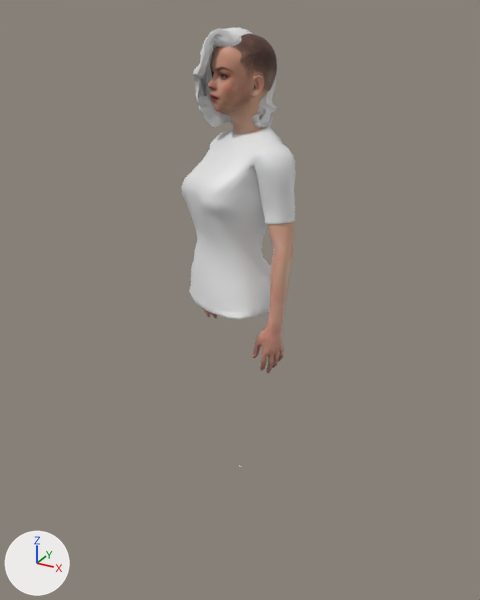
Renders of the glTF model examples/assets/3dmodels/avthar2.glb from each side of a commit.
Rendered twice from a 50 mm camera at (1.063, -1.865, 1.923) aimed at (-0.006, 0.078, 0.952). Every picture has the same lights, and +X, +Y and +Z are marked at lower left. Vertices at the same position are counted once.

Names of what the first picture shows: 'avaturn_body', 'avaturn_hair_0', 'avaturn_look_0'.
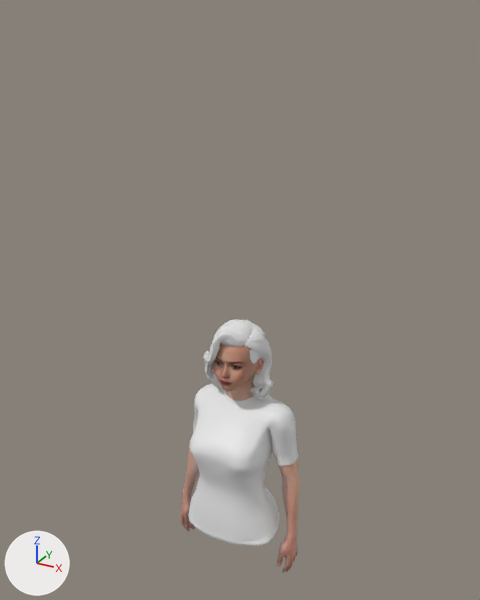
Where the newer file only moved an object's origin or applied its transform, the numbers keep the older frame.

Pixel boxes (x1, y1, x2, y2) of what changed, in the pictures (480 x 600 px; the box of a moved part takes in the faces that stretch with it):
```json
{"object": "avaturn_look_0", "change": "reshaped, moved, turned", "before": [181, 127, 296, 467], "after": [188, 384, 298, 546]}
{"object": "avaturn_body", "change": "mesh turned", "before": [202, 33, 294, 373], "after": [180, 343, 300, 573]}
{"object": "avaturn_hair_0", "change": "reshaped", "before": [193, 27, 278, 128], "after": [203, 319, 274, 399], "on screen": "16% narrower, 21% shorter"}
{"part": 3, "of": "me_avaturn_look_0", "change": "moved or reshaped", "before": [181, 127, 296, 320], "after": [188, 384, 298, 546]}
```

Scene script edits in JSON lines:
```json
{"block": "me_avaturn_hair_0", "where": "me_avaturn_hair_0.from_pydata(...)  # 3512 vertices, 4283 faces; spans x -0.131..0.142, y -0.085..0.167, z 1.565..1.869"}
{"block": "me_avaturn_hair_0", "where": "# used by ob_avaturn_hair_0; location = (0.0, 0.0, 0.0)"}
{"block": "me_avaturn_hair_0", "change": "me_avaturn_hair_0 part 1: the whole mesh is multiplied about its middle by the matrix ((1.0, -0.025, -0.002), (0.025, 0.999, -0.022), (0.002, 0.022, 1.0)), then moved by (0.004, 0.009, -0.992)"}
{"block": "me_avaturn_body", "where": "me_avaturn_body.from_pydata(...)  # 5851 vertices, 11625 faces; spans x -0.212..0.259, y -0.158..0.229, z 0.808..1.854"}
{"block": "me_avaturn_body", "where": "# used by ob_avaturn_body; location = (0.0, 0.0, 0.0)"}
{"block": "me_avaturn_body", "change": "me_avaturn_body part 2: the whole mesh is turned 35 degrees about the z axis through its middle, then moved by (-0.024, 0.007, -0.991)"}
{"block": "me_avaturn_look_0", "where": "me_avaturn_look_0.from_pydata(...)  # 1203 vertices, 2271 faces; spans x -0.178..0.256, y -0.171..0.227, z 0.099..1.581"}
{"block": "me_avaturn_look_0", "where": "# used by ob_avaturn_look_0; location = (0.0, 0.0, 0.0)"}
{"block": "me_avaturn_look_0", "change": "me_avaturn_look_0 part 3: the loose piece of 1083 vertices spanning x -0.178..0.256, y -0.171..0.227, z 0.987..1.581 is moved by (-0.031, -0.024, -1.302)"}
{"op": "set", "path": "ob_avaturn_look_0.location", "old": "(0.0, 0.0, 0.0)", "new": "(0.012, 0.037, 0.31)"}
{"op": "set", "path": "ob_avaturn_look_0.rotation_euler", "old": "(0.0, 0.0, 0.0)", "new": "(0.0, 0.0, 0.611)", "note": "degrees (0, 0, 0) -> degrees (0, 0, 35)"}
```
